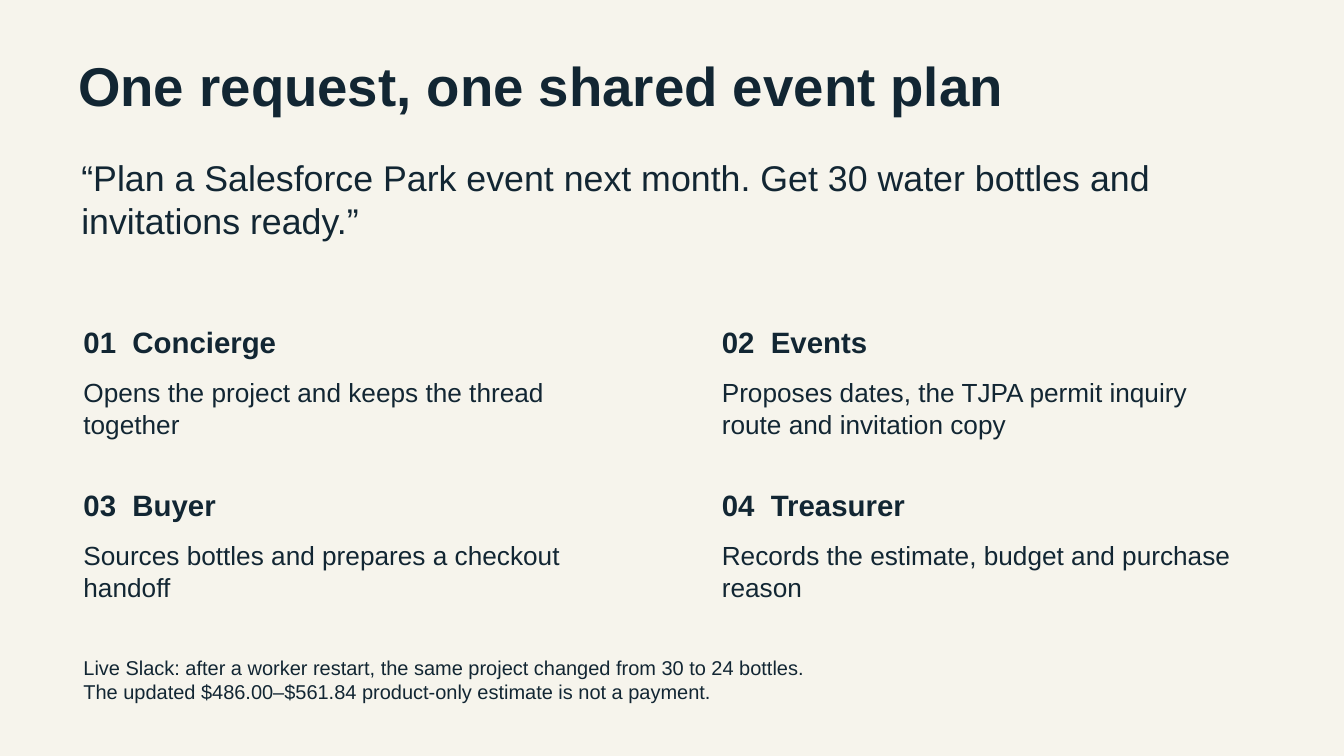
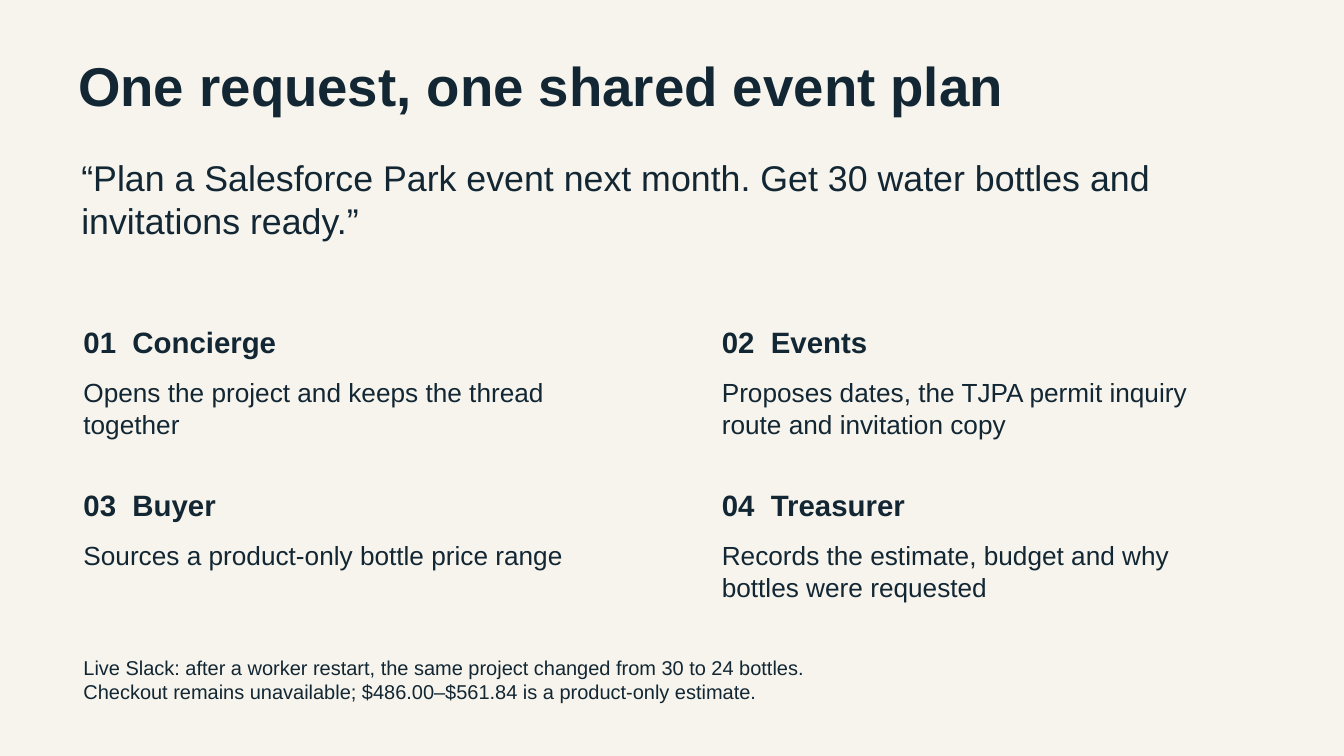
Before and after one commit to msmalls54/pengwin-crew, a slide deck: slide 2 of assets/deck/pengwin-agent-arena-submission.pptx. Drawn at 1344x756 pixels with LibreOffice and Linux fonts; fonts in the diff are those of the drawing. Boxes give left, top, right and bottom in pixels: in the first picture for what was removed or moved away, otherwise in the second. Text is boxed around its words. In the diff, an @@ line names an element or a change of style, - is before the commit and + after.

Commit message:
Correct buyer checkout claim in submission slides

```diff
--- a/assets/deck/pengwin-agent-arena-submission.pptx
+++ b/assets/deck/pengwin-agent-arena-submission.pptx
@@ text at [83, 546, 562, 571]: text changed @@
-Sources bottles and prepares a checkout handoff
+Sources a product-only bottle price range
@@ text at [722, 546, 1169, 602]: text changed @@
-Records the estimate, budget and purchase reason
+Records the estimate, budget and why bottles were requested
@@ text at [83, 684, 756, 703]: text changed @@
-The updated $486.00–$561.84 product-only estimate is not a payment.
+Checkout remains unavailable; $486.00–$561.84 is a product-only estimate.
```
Also in this commit, not shown: 1 other slide changed, 1 other file.
